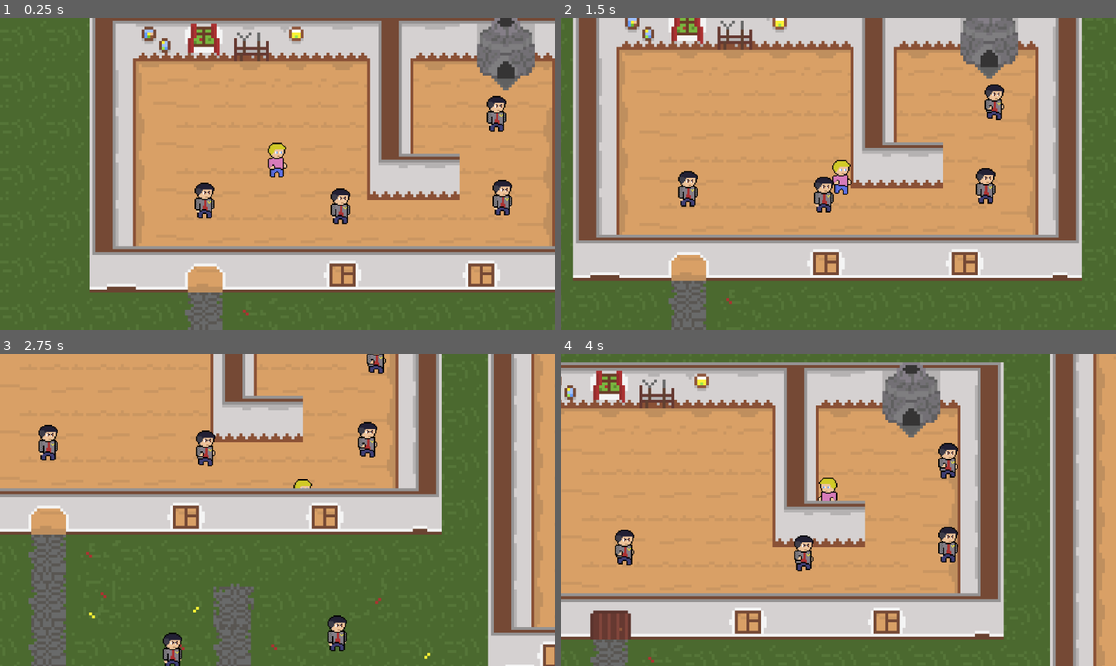
Above: before the commit, frames 1-4 (two rows, left to right).
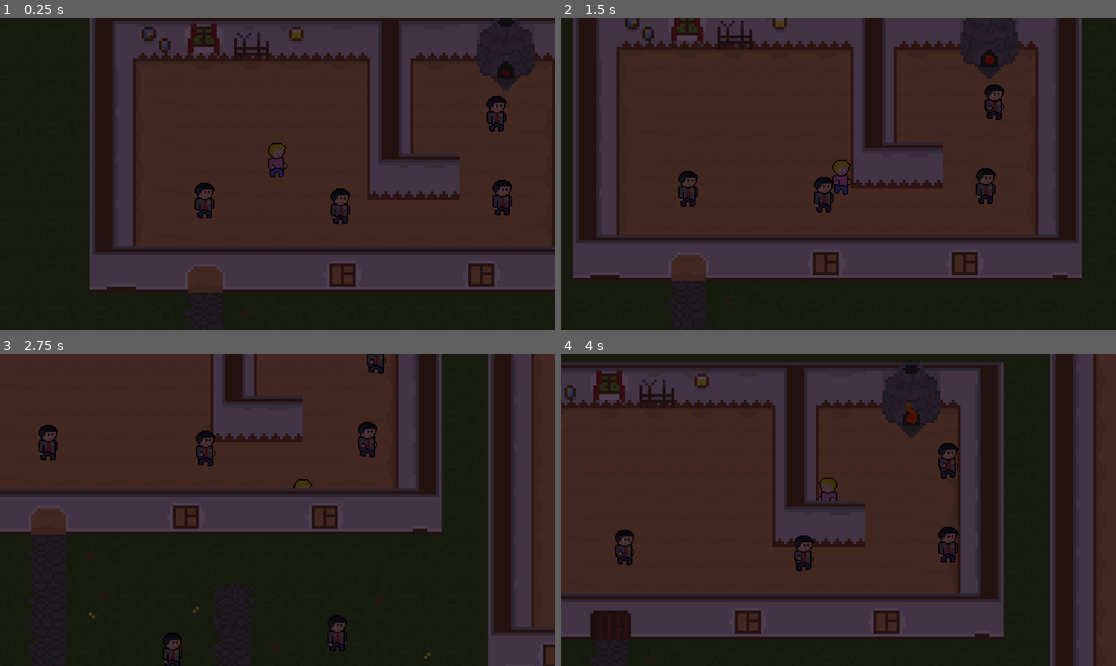
Above: after the commit, the same moments.

Repository: GeorgeBakay/Easter-Quest
Game: Godot game, scene res://locations/village_house.tscn
Two runs of this game, one before a commit and one after it. Both use one fixed random seed, a clock stepped at 60 frames per second and the inputs below.
Inputs:
- Up to frame 1 (0.25 s): no input
- Up to frame 2 (1.5 s): tap Enter at 0.5 s; hold D (ui_right) 0.53-1.28 s; tap F at 0.6, 1.35 s; hold S (ui_down) from 1.28 s (still down)
- Up to frame 3 (2.75 s): release S (ui_down) at 2.03 s; hold D (ui_right) from 2.03 s (still down); tap F at 2.1 s
- Up to frame 4 (4 s): release D (ui_right) at 2.78 s; hold W (ui_up) 2.78-3.53 s; tap F at 2.85, 3.6 s; hold A (ui_left) from 3.53 s (still down)

The runs differ from the first frame. In frame 1, 100% of the frame differs, in the area x 0-100%, y 0-100%; in frame 2, 100%; in frame 3, 100%; in frame 4, 100%.

Commit message:
door bug fix

Diff:
--- a/NPS/npc.tscn
+++ b/NPS/npc.tscn
@@ -76,6 +76,9 @@
 [sub_resource type="CircleShape2D" id="CircleShape2D_ldjuq"]
 radius = 3.0
 
+[sub_resource type="OccluderPolygon2D" id="OccluderPolygon2D_kox0v"]
+polygon = PackedVector2Array(-2, -1, -2, 1, 2, 1, 2, -1)
+
 [node name="NPC" type="CharacterBody2D"]
 y_sort_enabled = true
 motion_mode = 1
@@ -93,4 +96,7 @@
 
 [node name="Timer" type="Timer" parent="."]
 
+[node name="LightOccluder2D" type="LightOccluder2D" parent="."]
+occluder = SubResource("OccluderPolygon2D_kox0v")
+
 [connection signal="timeout" from="Timer" to="." method="_on_timer_timeout"]
--- a/ObjetsScens/door_1.gd
+++ b/ObjetsScens/door_1.gd
@@ -36,7 +36,7 @@
 			is_in_area = true
 		else:
 			this_sprite.visible = false
-			this_collision.disabled = true
+			this_collision.set_deferred("disabled",true)
 
 			is_open = true
 	pass # Replace with function body.
@@ -50,6 +50,6 @@
 			is_in_area = false
 		else:
 			this_sprite.visible = true
-			this_collision.disabled = false
+			this_collision.set_deferred("disabled",false)
 			is_open = false
 	pass # Replace with function body.
--- a/locations/village_house.tscn
+++ b/locations/village_house.tscn
@@ -1,9 +1,55 @@
-[gd_scene load_steps=7 format=3 uid="uid://osmqfwl67vkl"]
+[gd_scene load_steps=24 format=3 uid="uid://osmqfwl67vkl"]
 
 [ext_resource type="PackedScene" uid="uid://bmw1jwhgserp1" path="res://player/player.tscn" id="1_2d7b3"]
 [ext_resource type="Texture2D" uid="uid://dha2e17rwauyo" path="res://assets/tileMaps/Hause1_tileMap.png" id="1_5yuvw"]
 [ext_resource type="PackedScene" uid="uid://dbrn6ud27m01h" path="res://ObjetsScens/door_1.tscn" id="3_gcpkv"]
 [ext_resource type="PackedScene" uid="uid://cc2lrcamcti1s" path="res://NPS/npc.tscn" id="4_pblw8"]
+[ext_resource type="Texture2D" uid="uid://bmvporno45sk1" path="res://assets/light/light.png" id="5_cnti8"]
+
+[sub_resource type="OccluderPolygon2D" id="OccluderPolygon2D_woqv6"]
+polygon = PackedVector2Array(-8, -8, 8, -8, 8, -2.66667, -8, -2.66667)
+
+[sub_resource type="OccluderPolygon2D" id="OccluderPolygon2D_kejk1"]
+polygon = PackedVector2Array(-8, -8, 8, -8, 8, -2.66667, 2.66667, -2.66667, 2.66667, 8, -2.66667, 8, -2.66667, -2.66667, -8, -2.66667)
+
+[sub_resource type="OccluderPolygon2D" id="OccluderPolygon2D_bcnk0"]
+polygon = PackedVector2Array(-2.66667, -8, 2.66667, -8, 2.66667, 8, -2.66667, 8)
+
+[sub_resource type="OccluderPolygon2D" id="OccluderPolygon2D_7ma8x"]
+polygon = PackedVector2Array(-8, -2.66667, -8, -8, 2.66667, -8, 2.66667, 8, -2.66667, 8, -2.66667, -2.66667)
+
+[sub_resource type="OccluderPolygon2D" id="OccluderPolygon2D_r8fdd"]
+polygon = PackedVector2Array(-2.66667, -8, 8, -8, 8, -2.66667, 2.66667, -2.66667, 2.66667, 8, -2.66667, 8)
+
+[sub_resource type="OccluderPolygon2D" id="OccluderPolygon2D_qmf0r"]
+polygon = PackedVector2Array(-8, -8, 8, -8, 8, -2.66667, 2.66667, -2.66667, 2.66667, 8, -8, 8)
+
+[sub_resource type="OccluderPolygon2D" id="OccluderPolygon2D_3w7rm"]
+polygon = PackedVector2Array(-8, -8, 2.66667, -8, 2.66667, 8, -8, 8)
+
+[sub_resource type="OccluderPolygon2D" id="OccluderPolygon2D_lk6os"]
+polygon = PackedVector2Array(-2.66667, -8, 8, -8, 8, -2.66667, -2.66667, -2.66667)
+
+[sub_resource type="OccluderPolygon2D" id="OccluderPolygon2D_7lvcp"]
+polygon = PackedVector2Array(-8, -8, 2.66667, -8, 2.66667, -2.66667, -8, -2.66667)
+
+[sub_resource type="OccluderPolygon2D" id="OccluderPolygon2D_h6oj4"]
+polygon = PackedVector2Array(-8, -8, 8, -8, 8, -2.66667, -8, -2.66667)
+
+[sub_resource type="OccluderPolygon2D" id="OccluderPolygon2D_ophf7"]
+polygon = PackedVector2Array(-2.66667, -8, 2.66667, -8, 2.66667, 8, -2.66667, 8)
+
+[sub_resource type="OccluderPolygon2D" id="OccluderPolygon2D_88qvs"]
+polygon = PackedVector2Array(-2.66667, -8, 8, -8, 8, -2.66667, 2.66667, -2.66667, 2.66667, 8, -2.66667, 8)
+
+[sub_resource type="OccluderPolygon2D" id="OccluderPolygon2D_ohgcu"]
+polygon = PackedVector2Array(-8, -8, 2.66667, -8, 2.66667, 8, -2.66667, 8, -2.66667, -2.66667, -8, -2.66667)
+
+[sub_resource type="OccluderPolygon2D" id="OccluderPolygon2D_583ou"]
+polygon = PackedVector2Array(-8, -8, 8, -8, 8, 8, -2.66667, 8, -2.66667, -2.66667, -8, -2.66667)
+
+[sub_resource type="OccluderPolygon2D" id="OccluderPolygon2D_wljo5"]
+polygon = PackedVector2Array(-2.66667, -8, 8, -8, 8, 8, -2.66667, 8)
 
 [sub_resource type="TileSetAtlasSource" id="TileSetAtlasSource_wghhq"]
 texture = ExtResource("1_5yuvw")
@@ -11,32 +57,38 @@
 1:1/0/physics_layer_0/linear_velocity = Vector2(0, 0)
 1:1/0/physics_layer_0/angular_velocity = 0.0
 3:1/0 = 0
-3:1/0/y_sort_origin = 3
+3:1/0/y_sort_origin = 4
+3:1/0/occlusion_layer_0/polygon = SubResource("OccluderPolygon2D_woqv6")
 3:1/0/physics_layer_0/linear_velocity = Vector2(0, 0)
 3:1/0/physics_layer_0/angular_velocity = 0.0
 3:1/0/physics_layer_0/polygon_0/points = PackedVector2Array(-8, 2.66667, 8, 2.66667, 8, 8, -8, 8)
 4:1/0 = 0
-4:1/0/y_sort_origin = 3
+4:1/0/y_sort_origin = 4
+4:1/0/occlusion_layer_0/polygon = SubResource("OccluderPolygon2D_woqv6")
 4:1/0/physics_layer_0/linear_velocity = Vector2(0, 0)
 4:1/0/physics_layer_0/angular_velocity = 0.0
 4:1/0/physics_layer_0/polygon_0/points = PackedVector2Array(-8, 2.66667, 8, 2.66667, 8, 8, -8, 8)
 5:1/0 = 0
-5:1/0/y_sort_origin = 3
+5:1/0/y_sort_origin = 4
+5:1/0/occlusion_layer_0/polygon = SubResource("OccluderPolygon2D_woqv6")
 5:1/0/physics_layer_0/linear_velocity = Vector2(0, 0)
 5:1/0/physics_layer_0/angular_velocity = 0.0
 5:1/0/physics_layer_0/polygon_0/points = PackedVector2Array(-8, 2.66667, 8, 2.66667, 8, 8, -8, 8)
 6:1/0 = 0
-6:1/0/y_sort_origin = 3
+6:1/0/y_sort_origin = 4
+6:1/0/occlusion_layer_0/polygon = SubResource("OccluderPolygon2D_woqv6")
 6:1/0/physics_layer_0/linear_velocity = Vector2(0, 0)
 6:1/0/physics_layer_0/angular_velocity = 0.0
 6:1/0/physics_layer_0/polygon_0/points = PackedVector2Array(-8, 2.66667, 8, 2.66667, 8, 8, -8, 8)
 7:1/0 = 0
-7:1/0/y_sort_origin = 3
+7:1/0/y_sort_origin = 4
+7:1/0/occlusion_layer_0/polygon = SubResource("OccluderPolygon2D_woqv6")
 7:1/0/physics_layer_0/linear_velocity = Vector2(0, 0)
 7:1/0/physics_layer_0/angular_velocity = 0.0
 7:1/0/physics_layer_0/polygon_0/points = PackedVector2Array(-8, 2.66667, 8, 2.66667, 8, 8, -8, 8)
 8:1/0 = 0
-8:1/0/y_sort_origin = 3
+8:1/0/y_sort_origin = 4
+8:1/0/occlusion_layer_0/polygon = SubResource("OccluderPolygon2D_woqv6")
 8:1/0/physics_layer_0/linear_velocity = Vector2(0, 0)
 8:1/0/physics_layer_0/angular_velocity = 0.0
 8:1/0/physics_layer_0/polygon_0/points = PackedVector2Array(-8, 2.66667, 8, 2.66667, 8, 8, -8, 8)
@@ -100,6 +152,7 @@
 8:4/0/physics_layer_0/angular_velocity = 0.0
 12:1/0 = 0
 12:1/0/y_sort_origin = 4
+12:1/0/occlusion_layer_0/polygon = SubResource("OccluderPolygon2D_woqv6")
 12:1/0/physics_layer_0/linear_velocity = Vector2(0, 0)
 12:1/0/physics_layer_0/angular_velocity = 0.0
 12:1/0/physics_layer_0/polygon_0/points = PackedVector2Array(-8, 0.972272, 8, 0.441941, 8, 8, -8, 8)
@@ -108,34 +161,44 @@
 12:2/0/physics_layer_0/angular_velocity = 0.0
 12:2/0/physics_layer_0/polygon_0/points = PackedVector2Array(-8, -8, -2.66667, -8, -2.66667, -2.66667, -8, -2.66667)
 2:1/0 = 0
+2:1/0/y_sort_origin = 4
+2:1/0/occlusion_layer_0/polygon = SubResource("OccluderPolygon2D_qmf0r")
 2:1/0/physics_layer_0/linear_velocity = Vector2(0, 0)
 2:1/0/physics_layer_0/angular_velocity = 0.0
 2:1/0/physics_layer_0/polygon_0/points = PackedVector2Array(-8, 2.66667, 8, 2.66667, 8, 8, -8, 8)
 2:2/0 = 0
+2:2/0/occlusion_layer_0/polygon = SubResource("OccluderPolygon2D_3w7rm")
 2:2/0/physics_layer_0/linear_velocity = Vector2(0, 0)
 2:2/0/physics_layer_0/angular_velocity = 0.0
 2:2/0/physics_layer_0/polygon_0/points = PackedVector2Array(-8, -8, 8, -8, 8, 8, -8, 8)
 9:4/0 = 0
+9:4/0/occlusion_layer_0/polygon = SubResource("OccluderPolygon2D_wljo5")
 9:4/0/physics_layer_0/linear_velocity = Vector2(0, 0)
 9:4/0/physics_layer_0/angular_velocity = 0.0
 9:4/0/physics_layer_0/polygon_0/points = PackedVector2Array(-8, -8, 8, -8, 8, 8, -8, 8)
 9:3/0 = 0
+9:3/0/occlusion_layer_0/polygon = SubResource("OccluderPolygon2D_wljo5")
 9:3/0/physics_layer_0/linear_velocity = Vector2(0, 0)
 9:3/0/physics_layer_0/angular_velocity = 0.0
 9:3/0/physics_layer_0/polygon_0/points = PackedVector2Array(-8, -8, 8, -8, 8, 8, -8, 8)
 9:2/0 = 0
+9:2/0/occlusion_layer_0/polygon = SubResource("OccluderPolygon2D_wljo5")
 9:2/0/physics_layer_0/linear_velocity = Vector2(0, 0)
 9:2/0/physics_layer_0/angular_velocity = 0.0
 9:2/0/physics_layer_0/polygon_0/points = PackedVector2Array(-8, -8, 8, -8, 8, 8, -8, 8)
 9:1/0 = 0
+9:1/0/y_sort_origin = 4
+9:1/0/occlusion_layer_0/polygon = SubResource("OccluderPolygon2D_583ou")
 9:1/0/physics_layer_0/linear_velocity = Vector2(0, 0)
 9:1/0/physics_layer_0/angular_velocity = 0.0
 9:1/0/physics_layer_0/polygon_0/points = PackedVector2Array(-8, 2.66667, 8, 2.66667, 8, 8, -8, 8)
 2:3/0 = 0
+2:3/0/occlusion_layer_0/polygon = SubResource("OccluderPolygon2D_3w7rm")
 2:3/0/physics_layer_0/linear_velocity = Vector2(0, 0)
 2:3/0/physics_layer_0/angular_velocity = 0.0
 2:3/0/physics_layer_0/polygon_0/points = PackedVector2Array(-8, -8, 8, -8, 8, 8, -8, 8)
 2:4/0 = 0
+2:4/0/occlusion_layer_0/polygon = SubResource("OccluderPolygon2D_3w7rm")
 2:4/0/physics_layer_0/linear_velocity = Vector2(0, 0)
 2:4/0/physics_layer_0/angular_velocity = 0.0
 2:4/0/physics_layer_0/polygon_0/points = PackedVector2Array(-8, -8, 8, -8, 8, 8, -8, 8)
@@ -146,25 +209,30 @@
 2:5/0/physics_layer_0/polygon_0/points = PackedVector2Array(-8, -8, 8, -8, 8, 8, -8, 8)
 3:5/0 = 0
 3:5/0/y_sort_origin = 4
+3:5/0/occlusion_layer_0/polygon = SubResource("OccluderPolygon2D_kejk1")
 3:5/0/physics_layer_0/linear_velocity = Vector2(0, 0)
 3:5/0/physics_layer_0/angular_velocity = 0.0
 3:5/0/physics_layer_0/polygon_0/points = PackedVector2Array(-8, 2.66667, 8, 2.66667, 8, 8, -8, 8)
 5:5/0 = 0
 5:5/0/y_sort_origin = 4
+5:5/0/occlusion_layer_0/polygon = SubResource("OccluderPolygon2D_kejk1")
 5:5/0/physics_layer_0/linear_velocity = Vector2(0, 0)
 5:5/0/physics_layer_0/angular_velocity = 0.0
 5:5/0/physics_layer_0/polygon_0/points = PackedVector2Array(-8, 2.66667, 8, 2.66667, 8, 8, -8, 8)
 4:5/0 = 0
 4:5/0/y_sort_origin = 4
+4:5/0/occlusion_layer_0/polygon = SubResource("OccluderPolygon2D_h6oj4")
 4:5/0/physics_layer_0/linear_velocity = Vector2(0, 0)
 4:5/0/physics_layer_0/angular_velocity = 0.0
 6:5/0 = 0
 6:5/0/y_sort_origin = 4
+6:5/0/occlusion_layer_0/polygon = SubResource("OccluderPolygon2D_h6oj4")
 6:5/0/physics_layer_0/linear_velocity = Vector2(0, 0)
 6:5/0/physics_layer_0/angular_velocity = 0.0
 6:5/0/physics_layer_0/polygon_0/points = PackedVector2Array(-8, 2.66667, 8, 2.66667, 8, 8, -8, 8)
 7:5/0 = 0
 7:5/0/y_sort_origin = 4
+7:5/0/occlusion_layer_0/polygon = SubResource("OccluderPolygon2D_kejk1")
 7:5/0/physics_layer_0/linear_velocity = Vector2(0, 0)
 7:5/0/physics_layer_0/angular_velocity = 0.0
 7:5/0/physics_layer_0/polygon_0/points = PackedVector2Array(-8, 2.66667, 8, 2.66667, 8, 8, -8, 8)
@@ -174,27 +242,34 @@
 9:5/0/physics_layer_0/polygon_0/points = PackedVector2Array(-8, -8, 8, -8, 8, 8, -8, 8)
 8:5/0 = 0
 8:5/0/y_sort_origin = 4
+8:5/0/occlusion_layer_0/polygon = SubResource("OccluderPolygon2D_kejk1")
 8:5/0/physics_layer_0/linear_velocity = Vector2(0, 0)
 8:5/0/physics_layer_0/angular_velocity = 0.0
 8:5/0/physics_layer_0/polygon_0/points = PackedVector2Array(-8, 2.66667, 8, 2.66667, 8, 8, -8, 8)
 11:1/0 = 0
 11:1/0/y_sort_origin = 4
+11:1/0/occlusion_layer_0/polygon = SubResource("OccluderPolygon2D_woqv6")
 11:1/0/physics_layer_0/linear_velocity = Vector2(0, 0)
 11:1/0/physics_layer_0/angular_velocity = 0.0
 11:1/0/physics_layer_0/polygon_0/points = PackedVector2Array(-8, 1.14905, 8, 1.14905, 8, 8, -8, 8)
 1:2/0 = 0
+1:2/0/y_sort_origin = 4
+1:2/0/occlusion_layer_0/polygon = SubResource("OccluderPolygon2D_kejk1")
 1:2/0/physics_layer_0/linear_velocity = Vector2(0, 0)
 1:2/0/physics_layer_0/angular_velocity = 0.0
 1:2/0/physics_layer_0/polygon_0/points = PackedVector2Array(-8, 2.66667, 8, 2.66667, 8, 8, -8, 8)
 1:3/0 = 0
+1:3/0/occlusion_layer_0/polygon = SubResource("OccluderPolygon2D_bcnk0")
 1:3/0/physics_layer_0/linear_velocity = Vector2(0, 0)
 1:3/0/physics_layer_0/angular_velocity = 0.0
 1:3/0/physics_layer_0/polygon_0/points = PackedVector2Array(-8, -8, 8, -8, 8, 8, -8, 8)
 1:4/0 = 0
+1:4/0/occlusion_layer_0/polygon = SubResource("OccluderPolygon2D_7ma8x")
 1:4/0/physics_layer_0/linear_velocity = Vector2(0, 0)
 1:4/0/physics_layer_0/angular_velocity = 0.0
 1:4/0/physics_layer_0/polygon_0/points = PackedVector2Array(-8, -8, 8, -8, 8, 8, -8, 8)
 1:5/0 = 0
+1:5/0/occlusion_layer_0/polygon = SubResource("OccluderPolygon2D_r8fdd")
 1:5/0/physics_layer_0/linear_velocity = Vector2(0, 0)
 1:5/0/physics_layer_0/angular_velocity = 0.0
 1:5/0/physics_layer_0/polygon_0/points = PackedVector2Array(-8, -8, 8, -8, 8, 8, -8, 8)
@@ -208,24 +283,29 @@
 3:7/0/physics_layer_0/polygon_0/points = PackedVector2Array(-8, -8, 8, -8, 8, 8, -8, 8)
 4:7/0 = 0
 4:7/0/y_sort_origin = 4
+4:7/0/occlusion_layer_0/polygon = SubResource("OccluderPolygon2D_ophf7")
 4:7/0/physics_layer_0/linear_velocity = Vector2(0, 0)
 4:7/0/physics_layer_0/angular_velocity = 0.0
 4:7/0/physics_layer_0/polygon_0/points = PackedVector2Array(-8, 2.66667, 8, 2.66667, 8, 8, -8, 8)
 4:8/0 = 0
 4:8/0/y_sort_origin = 4
+4:8/0/occlusion_layer_0/polygon = SubResource("OccluderPolygon2D_88qvs")
 4:8/0/physics_layer_0/linear_velocity = Vector2(0, 0)
 4:8/0/physics_layer_0/angular_velocity = 0.0
 4:8/0/physics_layer_0/polygon_0/points = PackedVector2Array(-8, 2.66667, 8, 2.66667, 8, 8, -8, 8)
 3:8/0 = 0
+3:8/0/occlusion_layer_0/polygon = SubResource("OccluderPolygon2D_lk6os")
 3:8/0/physics_layer_0/linear_velocity = Vector2(0, 0)
 3:8/0/physics_layer_0/angular_velocity = 0.0
 3:8/0/physics_layer_0/polygon_0/points = PackedVector2Array(-8, -8, 8, -8, 8, 8, -8, 8)
 3:9/0 = 0
+3:9/0/occlusion_layer_0/polygon = SubResource("OccluderPolygon2D_7lvcp")
 3:9/0/physics_layer_0/linear_velocity = Vector2(0, 0)
 3:9/0/physics_layer_0/angular_velocity = 0.0
 3:9/0/physics_layer_0/polygon_0/points = PackedVector2Array(-8, -8, 8, -8, 8, 8, -8, 8)
 4:9/0 = 0
 4:9/0/y_sort_origin = 4
+4:9/0/occlusion_layer_0/polygon = SubResource("OccluderPolygon2D_ohgcu")
 4:9/0/physics_layer_0/linear_velocity = Vector2(0, 0)
 4:9/0/physics_layer_0/angular_velocity = 0.0
 4:9/0/physics_layer_0/polygon_0/points = PackedVector2Array(-8, 2.66667, 8, 2.66667, 8, 8, -8, 8)
@@ -247,16 +327,19 @@
 7:7/0/physics_layer_0/polygon_0/points = PackedVector2Array(-8, -8, 8, -8, 8, 8, -8, 8)
 8:7/0 = 0
 8:7/0/y_sort_origin = 4
+8:7/0/occlusion_layer_0/polygon = SubResource("OccluderPolygon2D_woqv6")
 8:7/0/physics_layer_0/linear_velocity = Vector2(0, 0)
 8:7/0/physics_layer_0/angular_velocity = 0.0
 8:7/0/physics_layer_0/polygon_0/points = PackedVector2Array(-8, 2.66667, 8, 2.66667, 8, 8, -8, 8)
 8:8/0 = 0
 8:8/0/y_sort_origin = 4
+8:8/0/occlusion_layer_0/polygon = SubResource("OccluderPolygon2D_woqv6")
 8:8/0/physics_layer_0/linear_velocity = Vector2(0, 0)
 8:8/0/physics_layer_0/angular_velocity = 0.0
 8:8/0/physics_layer_0/polygon_0/points = PackedVector2Array(-8, 2.66667, 8, 2.66667, 8, 8, -8, 8)
 8:9/0 = 0
 8:9/0/y_sort_origin = 4
+8:9/0/occlusion_layer_0/polygon = SubResource("OccluderPolygon2D_woqv6")
 8:9/0/physics_layer_0/linear_velocity = Vector2(0, 0)
 8:9/0/physics_layer_0/angular_velocity = 0.0
 8:9/0/physics_layer_0/polygon_0/points = PackedVector2Array(-8, 2.66667, 8, 2.66667, 8, 8, -8, 8)
@@ -319,11 +402,18 @@
 16:6/0/physics_layer_0/angular_velocity = 0.0
 
 [sub_resource type="TileSet" id="TileSet_e5i5w"]
+occlusion_layer_0/light_mask = 1
 physics_layer_0/collision_layer = 1
 sources/0 = SubResource("TileSetAtlasSource_wghhq")
 
+[sub_resource type="Gradient" id="Gradient_8qpsx"]
+colors = PackedColorArray(0.990873, 0.0720238, 0.0951464, 1, 1, 1, 1, 1)
+
 [node name="Village_house" type="Node2D"]
 y_sort_enabled = true
+
+[node name="CanvasModulate" type="CanvasModulate" parent="."]
+color = Color(0.309804, 0.25098, 0.32549, 1)
 
 [node name="TileMap" type="TileMap" parent="."]
 y_sort_enabled = true
@@ -374,3 +464,31 @@
 
 [node name="NPC9" parent="." instance=ExtResource("4_pblw8")]
 position = Vector2(508, 327)
+
+[node name="PointLight2D" type="PointLight2D" parent="."]
+y_sort_enabled = true
+position = Vector2(513, 213)
+scale = Vector2(3.95312, 3.95312)
+color = Color(0.658824, 0.25098, 0.223529, 1)
+shadow_enabled = true
+shadow_filter = 1
+texture = ExtResource("5_cnti8")
+
+[node name="CPUParticles2D" type="CPUParticles2D" parent="."]
+position = Vector2(512, 212)
+amount = 23
+speed_scale = 0.3
+emission_shape = 3
+emission_rect_extents = Vector2(1, 0.2)
+spread = 0.0
+gravity = Vector2(0, -15)
+tangential_accel_min = -18.46
+tangential_accel_max = 12.31
+damping_max = 13.846
+angle_min = -290.5
+angle_max = 133.0
+scale_amount_max = 2.0
+color = Color(0.917647, 0.545098, 0, 1)
+color_ramp = SubResource("Gradient_8qpsx")
+hue_variation_min = 0.15
+hue_variation_max = 0.83
--- a/player/player.tscn
+++ b/player/player.tscn
@@ -62,6 +62,9 @@
 [sub_resource type="CircleShape2D" id="CircleShape2D_3sy4b"]
 radius = 3.0
 
+[sub_resource type="OccluderPolygon2D" id="OccluderPolygon2D_a7n8o"]
+polygon = PackedVector2Array(2, -1, -2, -1, -2, 1, 2, 1)
+
 [node name="Player" type="CharacterBody2D"]
 y_sort_enabled = true
 script = ExtResource("1_sj1ak")
@@ -79,3 +82,6 @@
 [node name="Camera2D" type="Camera2D" parent="."]
 zoom = Vector2(6, 6)
 position_smoothing_enabled = true
+
+[node name="LightOccluder2D" type="LightOccluder2D" parent="."]
+occluder = SubResource("OccluderPolygon2D_a7n8o")
Not shown: 1 places in NPS/npc.tscn that only renumber resources
Not shown: 1 places in player/player.tscn that only renumber resources
